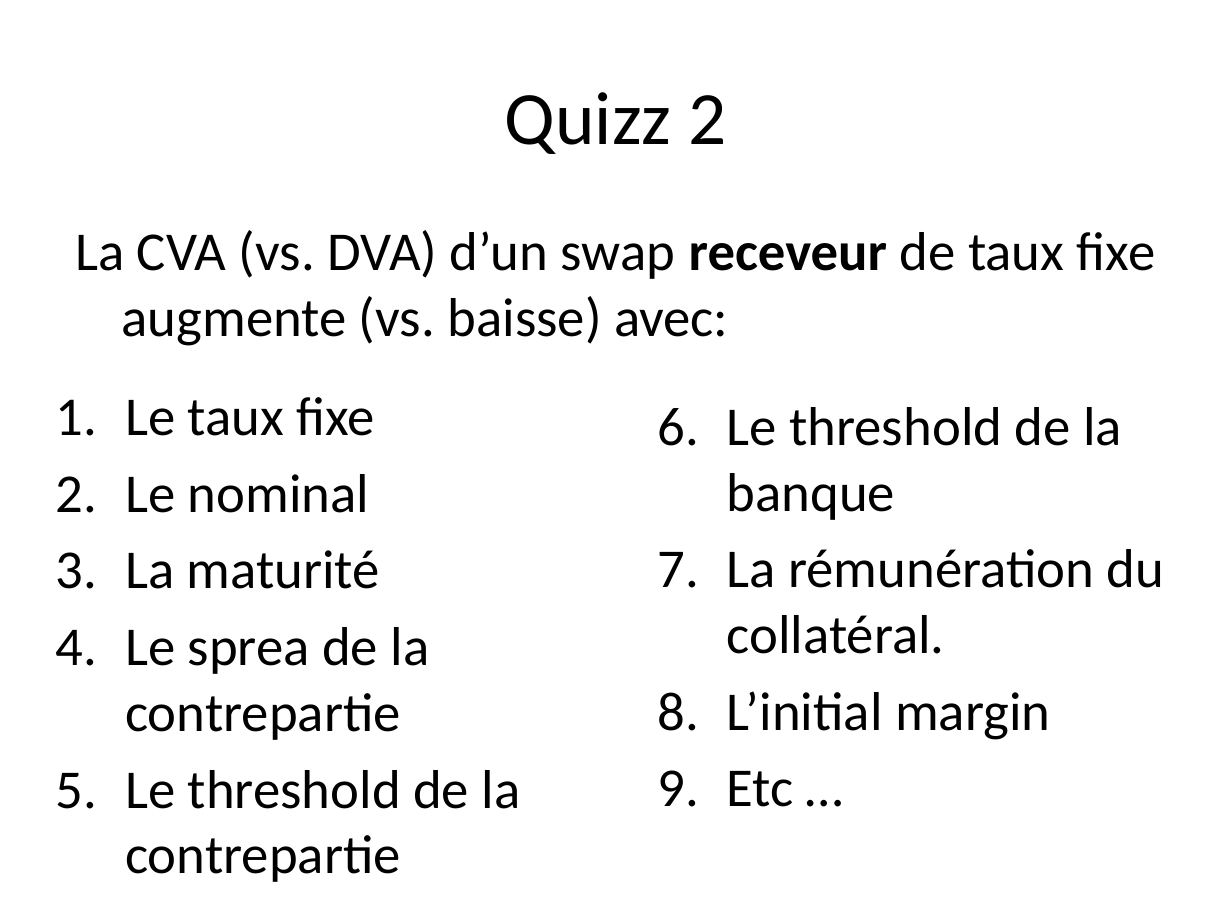
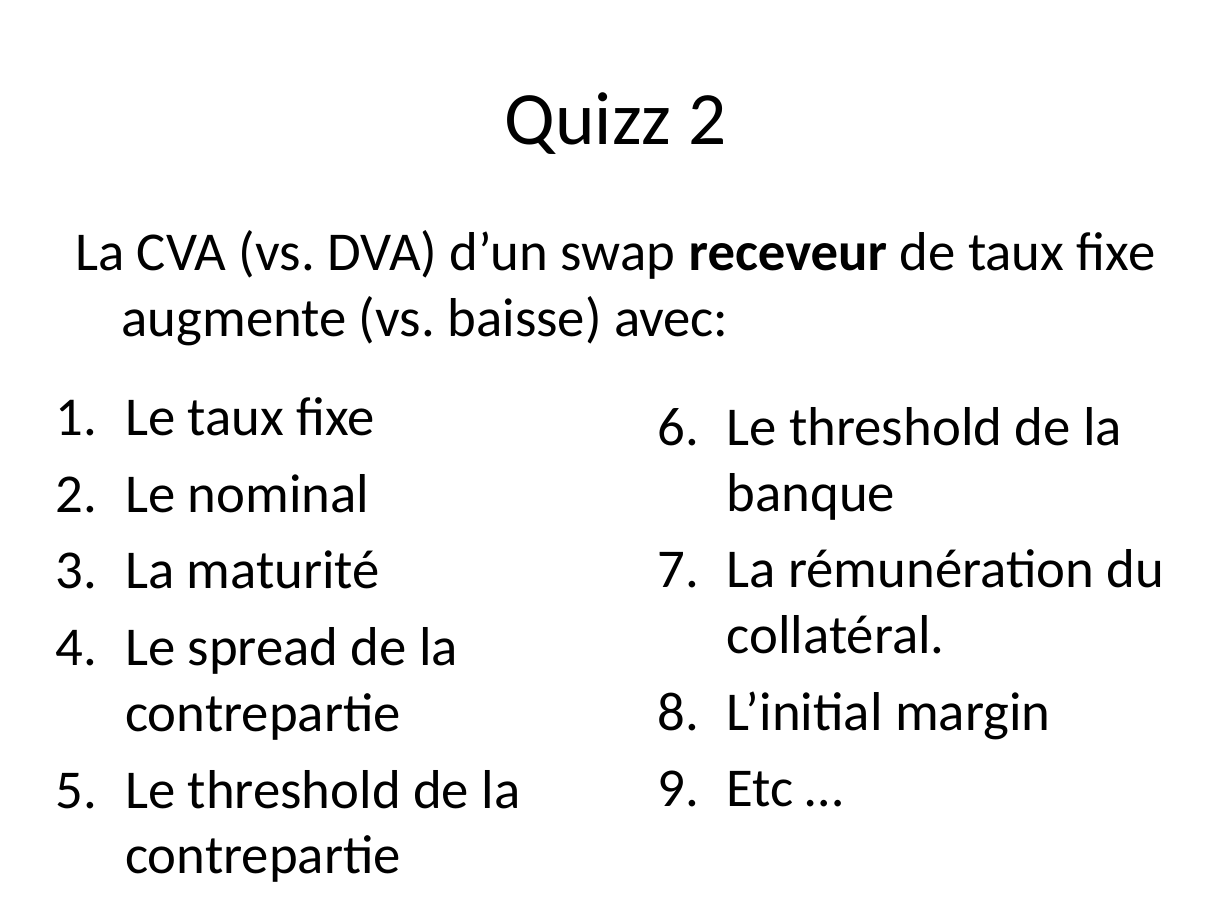
Before and after one commit to rguillemot/Formation_Finance, a slide deck: slide 28 of CVA/CVA.pptx. Drawn at 1232x924 pixels with LibreOffice and Linux fonts; fonts in the diff are those of the drawing. Boxes give left, top, right and bottom in pixels: in the first picture for what was removed or moved away, otherwise in the second. Text is boxed around its words. In the diff, an @@ line names an element or a change of style, - is before the commit and + after.

```diff
--- a/CVA/CVA.pptx
+++ b/CVA/CVA.pptx
@@ text at box(125, 627, 458, 740): text changed @@
-4. Le sprea de la contrepartie
+4. Le spread de la contrepartie
```
Also in this commit, not shown: 1 other slide changed, 11 other files.
